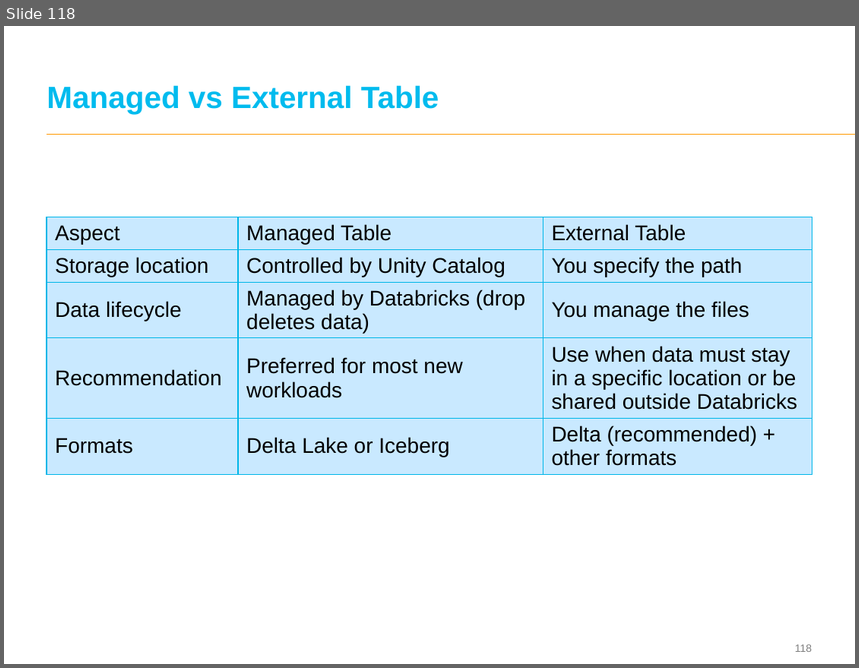
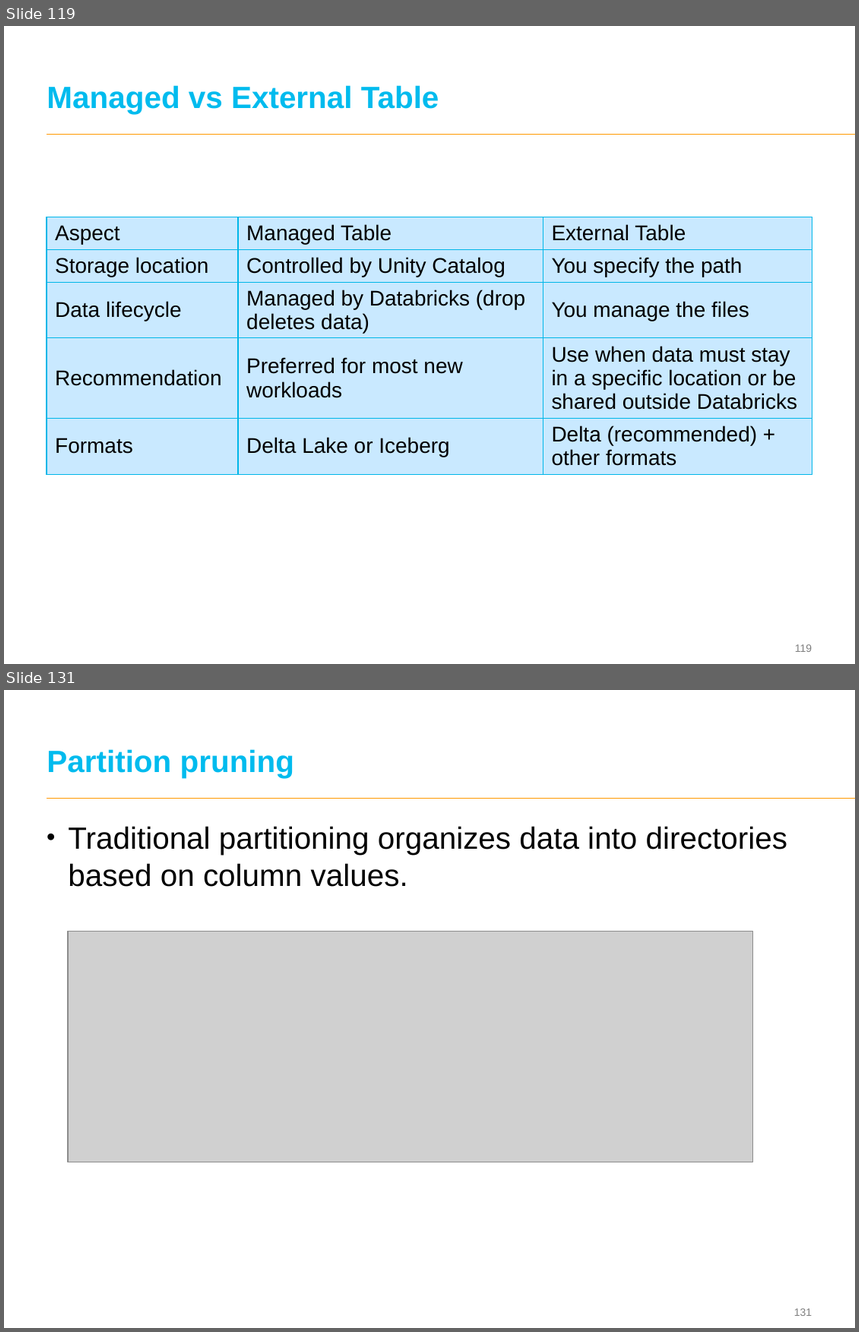
Before and after one commit to eswaribala/ltidatanov2026, a slide deck: DataAnalyticsandPlatform.pptx. Shown one above the other, each under a label of ours: slide 118 before the commit, slides 119 and 131 after it; the slides between them are not shown. The pictures are 859x668 and 859x1332 pixels, drawn with LibreOffice and Linux fonts; fonts in the diff are those of the drawing; grey boxes stand for pictures; background and template pictures are left out. Boxes give left, top, right and bottom in pixels: in the first picture for what was removed or moved away, otherwise in the second. Text is boxed around its words. In the diff, an @@ line names an element or a change of style, - is before the commit and + after.

```diff
--- a/DataAnalyticsandPlatform.pptx
+++ b/DataAnalyticsandPlatform.pptx
@@ slide 131 added at [4,690,855,1328], background #FFFFFF; not listed: 2 template elements that a slide beside it also shows @@
@@ title added at [47,749,294,778], 26 pt, text #00BBEE, bold @@
+Partition pruning
@@ text added at [68,826,788,887], 26 pt, text #000000 @@
+• Traditional partitioning organizes data into directories based on column values.
@@ picture added at [68,931,753,1163] @@
@@ what was slide 118 is now slide 119 @@
```
Also in this commit, not shown: 2 slides changed, 19 other slides added, 1 other file.
